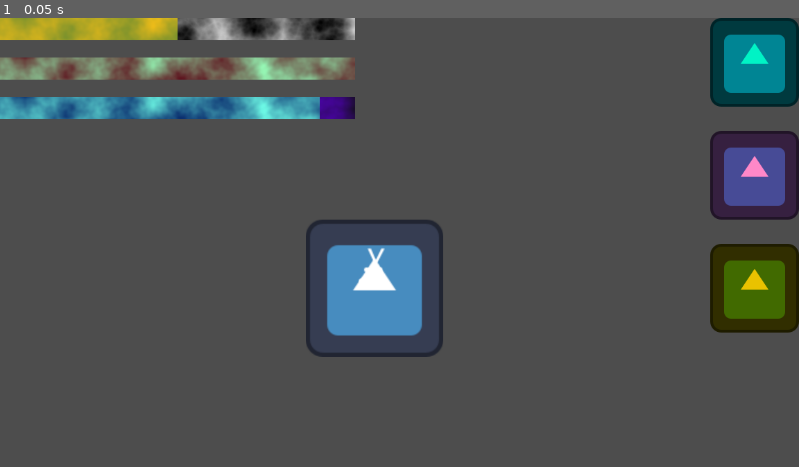
Above: before the commit, frame 1.
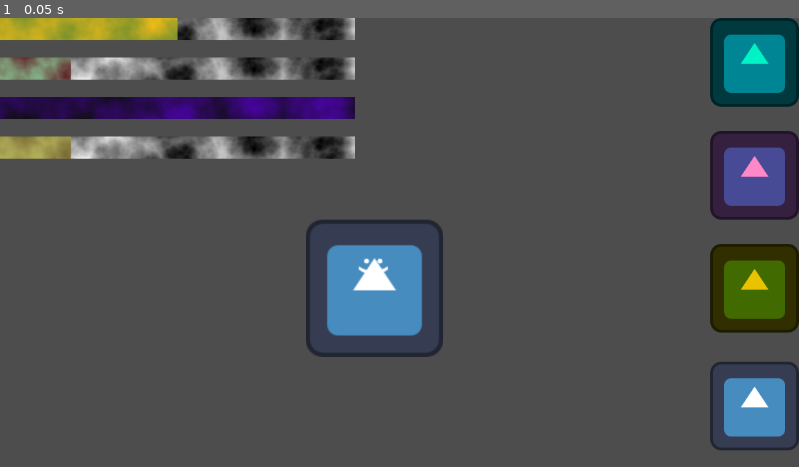
Above: after the commit, the same moment.

Repository: BlustrawberRi/Joshkagochi
Game: Godot game, scene res://Scenes/debug_aenty.tscn
Two runs of this game, one before a commit and one after it. Both use one fixed random seed, a clock stepped at 60 frames per second and the inputs below. The project has no main scene, so this scene is started directly. The engine's default icon, where the game draws it, is replaced by a stand-in: a white triangle on a blue panel in a dark square.
Inputs:
- Up to frame 1 (0.05 s): no input

The runs differ from the first frame. In frame 1, 6.7% of the frame differs, in the area x 0-100%, y 8-97%.

Commit message:
Update Stats to what we decided.

Diff:
--- a/Scenes/sleep_bar.tscn
+++ b/Scenes/anger_bar.tscn
@@ -24,8 +24,8 @@
 color_ramp = SubResource("Gradient_1rp4a")
 noise = SubResource("FastNoiseLite_qsm74")
 
-[node name="StatBar" instance=ExtResource("1_bcohs")]
+[node name="StatBar" instance=ExtResource("1_v47jw")]
 value = 52.0
 texture_under = SubResource("NoiseTexture2D_qsm74")
 texture_progress = SubResource("NoiseTexture2D_c661h")
-stat = 1
+stat = 2
--- a/Scenes/sleep_remedy.tscn
+++ b/Scenes/anger_remedy.tscn
@@ -3,7 +3,7 @@
 [ext_resource type="PackedScene" uid="uid://dij2q817sy2ly" path="res://Scenes/item_Base.tscn" id="1_wbp54"]
 
 [node name="Item" instance=ExtResource("1_wbp54")]
-stat = 1
+stat = 2
 
 [node name="Button" parent="." index="0"]
 modulate = Color(0.912359, 0.760466, 0, 1)
--- a/Scenes/boredom_bar.tscn
+++ b/Scenes/boredom_bar.tscn
@@ -15,4 +15,3 @@
 
 [node name="StatBar" instance=ExtResource("1_w4kqr")]
 texture_progress = SubResource("NoiseTexture2D_wce7m")
-stat = 2
--- a/Scenes/boredom_remedy.tscn
+++ b/Scenes/boredom_remedy.tscn
@@ -3,7 +3,6 @@
 [ext_resource type="PackedScene" uid="uid://dij2q817sy2ly" path="res://Scenes/item_Base.tscn" id="1_r5vuy"]
 
 [node name="Item" instance=ExtResource("1_r5vuy")]
-stat = 2
 difference = -7.0
 
 [node name="Button" parent="." index="0"]
--- a/Scenes/debug_aenty.tscn
+++ b/Scenes/debug_aenty.tscn
@@ -1,12 +1,25 @@
-[gd_scene load_steps=8 format=3 uid="uid://go8tue6ampuh"]
+[gd_scene load_steps=13 format=3 uid="uid://go8tue6ampuh"]
 
 [ext_resource type="PackedScene" uid="uid://dkflewpumsmbr" path="res://Scenes/boredom_remedy.tscn" id="1_jq27j"]
-[ext_resource type="PackedScene" uid="uid://bn4y6kx1uy3of" path="res://Scenes/hunger_remedy.tscn" id="2_ddsb6"]
-[ext_resource type="PackedScene" uid="uid://c0m7qnbcww5rm" path="res://Scenes/sleep_remedy.tscn" id="3_rj2hk"]
-[ext_resource type="PackedScene" uid="uid://cyusm7u8wmwh7" path="res://Scenes/sleep_bar.tscn" id="4_q510y"]
+[ext_resource type="PackedScene" uid="uid://bn4y6kx1uy3of" path="res://Scenes/thirst_remedy.tscn" id="2_ddsb6"]
+[ext_resource type="PackedScene" uid="uid://c0m7qnbcww5rm" path="res://Scenes/anger_remedy.tscn" id="3_rj2hk"]
+[ext_resource type="PackedScene" uid="uid://de5dvjwm66mpk" path="res://Scenes/money_bar.tscn" id="4_0ijgr"]
+[ext_resource type="PackedScene" uid="uid://cyusm7u8wmwh7" path="res://Scenes/anger_bar.tscn" id="4_q510y"]
 [ext_resource type="PackedScene" uid="uid://cemijs48o438d" path="res://Scenes/boredom_bar.tscn" id="5_ethus"]
-[ext_resource type="PackedScene" uid="uid://by0vukekvq4n7" path="res://Scenes/hunger_bar.tscn" id="6_0ijgr"]
+[ext_resource type="PackedScene" uid="uid://by0vukekvq4n7" path="res://Scenes/thirst_bar.tscn" id="6_0ijgr"]
+[ext_resource type="PackedScene" uid="uid://f0e7mj35v1p4" path="res://Scenes/money_remedy.tscn" id="6_rlaxs"]
 [ext_resource type="PackedScene" uid="uid://owkaguou2jyq" path="res://Scenes/worm.tscn" id="7_ethus"]
+
+[sub_resource type="Gradient" id="Gradient_1idgn"]
+colors = PackedColorArray(0.370341, 0.0856195, 0.125144, 1, 0.587055, 0.969628, 0.70887, 1)
+
+[sub_resource type="FastNoiseLite" id="FastNoiseLite_i54om"]
+noise_type = 3
+
+[sub_resource type="NoiseTexture2D" id="NoiseTexture2D_v5sty"]
+height = 32
+color_ramp = SubResource("Gradient_1idgn")
+noise = SubResource("FastNoiseLite_i54om")
 
 [node name="Control" type="Control"]
 layout_mode = 3
@@ -35,14 +48,29 @@
 [node name="Boredom" parent="VBoxContainer2" instance=ExtResource("5_ethus")]
 layout_mode = 2
 
-[node name="Hunger" parent="VBoxContainer2" instance=ExtResource("6_0ijgr")]
+[node name="Thirst" parent="VBoxContainer2" instance=ExtResource("6_0ijgr")]
+layout_mode = 2
+texture_over = null
+texture_progress = SubResource("NoiseTexture2D_v5sty")
+
+[node name="Anger" parent="VBoxContainer2" instance=ExtResource("4_q510y")]
 layout_mode = 2
 
-[node name="Sleep" parent="VBoxContainer2" instance=ExtResource("4_q510y")]
+[node name="Money" parent="VBoxContainer2" instance=ExtResource("4_0ijgr")]
 layout_mode = 2
 
 [node name="Worm" parent="." instance=ExtResource("7_ethus")]
 position = Vector2(540, 390)
+
+[node name="Item" parent="." instance=ExtResource("6_rlaxs")]
+layout_mode = 2
+anchors_preset = 0
+anchor_right = 0.0
+anchor_bottom = 0.0
+offset_left = 1024.0
+offset_top = 496.0
+offset_right = 1536.0
+offset_bottom = 496.0
 
 [node name="Boredom" parent="." instance=ExtResource("1_jq27j")]
 layout_mode = 2
--- a/Scenes/debug_ri.tscn
+++ b/Scenes/debug_ri.tscn
@@ -1,8 +1,8 @@
 [gd_scene load_steps=5 format=3 uid="uid://cewl6bledbexq"]
 
 [ext_resource type="PackedScene" uid="uid://dkflewpumsmbr" path="res://Scenes/boredom_remedy.tscn" id="1_dvldc"]
-[ext_resource type="PackedScene" uid="uid://bn4y6kx1uy3of" path="res://Scenes/hunger_remedy.tscn" id="2_pl56k"]
-[ext_resource type="PackedScene" uid="uid://c0m7qnbcww5rm" path="res://Scenes/sleep_remedy.tscn" id="3_6xvl5"]
+[ext_resource type="PackedScene" uid="uid://bn4y6kx1uy3of" path="res://Scenes/thirst_remedy.tscn" id="2_pl56k"]
+[ext_resource type="PackedScene" uid="uid://c0m7qnbcww5rm" path="res://Scenes/anger_remedy.tscn" id="3_6xvl5"]
 [ext_resource type="PackedScene" uid="uid://owkaguou2jyq" path="res://Scenes/worm.tscn" id="4_qqy2t"]
 
 [node name="DebugRi" type="Node2D"]
@@ -21,10 +21,10 @@
 [node name="Boredom" parent="Items" instance=ExtResource("1_dvldc")]
 layout_mode = 2
 
-[node name="Hunger" parent="Items" instance=ExtResource("2_pl56k")]
+[node name="Thirst" parent="Items" instance=ExtResource("2_pl56k")]
 layout_mode = 2
 
-[node name="Sleep" parent="Items" instance=ExtResource("3_6xvl5")]
+[node name="Anger" parent="Items" instance=ExtResource("3_6xvl5")]
 layout_mode = 2
 
 [node name="Worm" parent="." instance=ExtResource("4_qqy2t")]
--- /dev/null
+++ b/Scenes/money_bar.tscn
@@ -0,0 +1,6 @@
+[gd_scene load_steps=2 format=3 uid="uid://de5dvjwm66mpk"]
+
+[ext_resource type="PackedScene" uid="uid://0uln8e6lgi6m" path="res://Scenes/stat_bar_base.tscn" id="1_7hrn5"]
+
+[node name="TextureProgressBar" instance=ExtResource("1_7hrn5")]
+stat = 3
--- /dev/null
+++ b/Scenes/money_remedy.tscn
@@ -0,0 +1,6 @@
+[gd_scene load_steps=2 format=3 uid="uid://f0e7mj35v1p4"]
+
+[ext_resource type="PackedScene" uid="uid://dij2q817sy2ly" path="res://Scenes/item_Base.tscn" id="1_ryayg"]
+
+[node name="Item" instance=ExtResource("1_ryayg")]
+stat = 3
--- a/Scenes/stat_bar_base.tscn
+++ b/Scenes/stat_bar_base.tscn
@@ -10,7 +10,7 @@
 noise = SubResource("FastNoiseLite_rp84f")
 
 [sub_resource type="Gradient" id="Gradient_rp84f"]
-colors = PackedColorArray(0.0294896, 0.173537, 0.472971, 1, 0.426761, 0.969966, 0.94518, 1)
+colors = PackedColorArray(0.448045, 0.390057, 0.193906, 1, 0.818016, 0.82462, 0.427613, 1)
 
 [sub_resource type="FastNoiseLite" id="FastNoiseLite_mg8eb"]
 noise_type = 3
--- a/Scenes/hunger_bar.tscn
+++ b/Scenes/thirst_bar.tscn
@@ -13,5 +13,6 @@
 color_ramp = SubResource("Gradient_1idgn")
 noise = SubResource("FastNoiseLite_i54om")
 
-[node name="StatBar" instance=ExtResource("1_1idgn")]
+[node name="StatBar" instance=ExtResource("1_pjyru")]
 texture_over = SubResource("NoiseTexture2D_v5sty")
+stat = 1
--- a/Scenes/hunger_remedy.tscn
+++ b/Scenes/thirst_remedy.tscn
@@ -3,6 +3,7 @@
 [ext_resource type="PackedScene" uid="uid://dij2q817sy2ly" path="res://Scenes/item_Base.tscn" id="1_trbpc"]
 
 [node name="Item" instance=ExtResource("1_trbpc")]
+stat = 1
 difference = -13.0
 
 [node name="Button" parent="." index="0"]
--- a/Scripts/StatsManager.gd
+++ b/Scripts/StatsManager.gd
@@ -1,11 +1,13 @@
 extends Node
 
-enum stats {hungry, sleepy, boredom}
+enum stats {boredom, thirst, anger, money, crime}
 
 var stats_dict := {
-	stats.hungry : 100.0,
-	stats.sleepy : 90.0,
-	stats.boredom : 50.0
+	stats.boredom : 50.0,
+	stats.thirst : 20.0,
+	stats.anger : 0.0,
+	stats.money : 20.0,
+	stats.crime : 0.0,
 }
 
 signal stat_change(stat, value)
--- a/Scripts/item.gd
+++ b/Scripts/item.gd
@@ -11,6 +11,7 @@
 var origin_pos: Vector2
 
 func _ready():
+	await get_tree().process_frame
 	print(self.position)
 	origin_pos = self.position
 
--- a/Scripts/worm_fsm.gd
+++ b/Scripts/worm_fsm.gd
@@ -55,6 +55,11 @@
 
 	print(StatsManager.stats.find_key( item.stat))
 	StatsManager.update_stat(item.stat, item.difference)
+	# todo: start remedy periodical update
+
+
+# func _on_area_exited(area)
+#	todo: stop remedies
 
 func idle():
 	is_idling = true
Not shown: 1 places in Scenes/anger_bar.tscn that only renumber resources
Not shown: 1 places in Scenes/thirst_bar.tscn that only renumber resources
